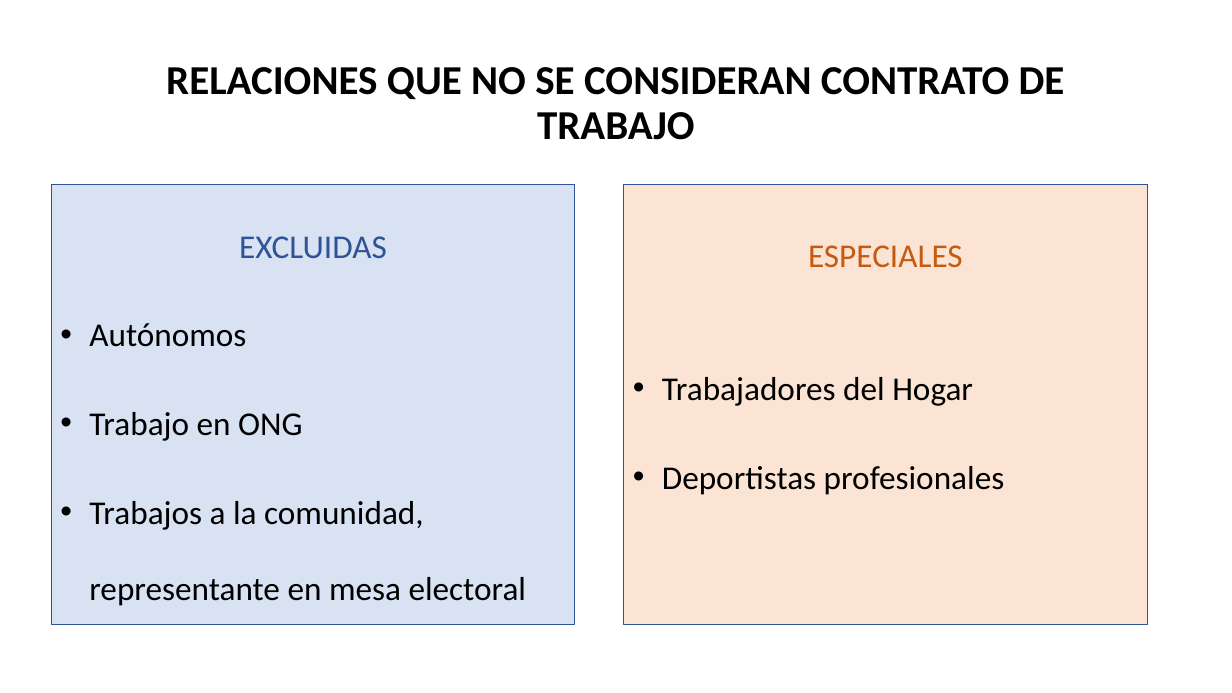
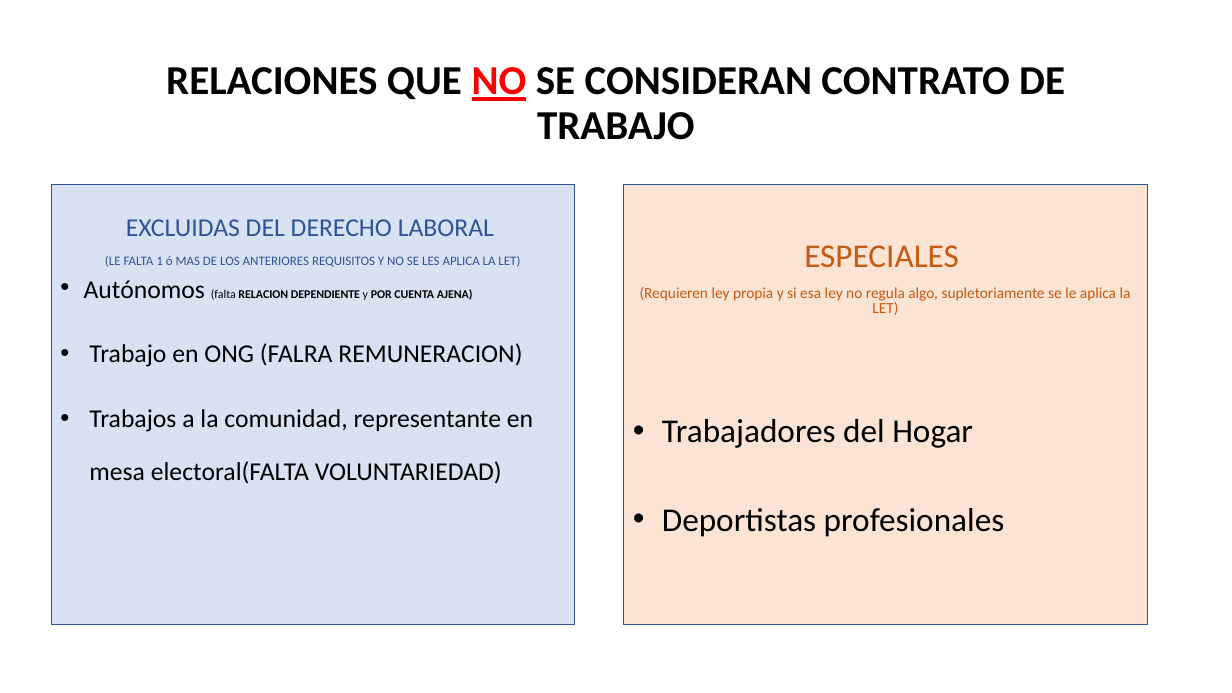
Before and after one commit to DiMaPaGa/daw1, a slide deck: slide 6 of PROGRAMACION/FOL/TEMA 1 FOL ALUMNOS.pptx. Drawn at 1232x693 pixels with LibreOffice and Linux fonts; fonts in the diff are those of the drawing. Boxes give left, top, right and bottom in pixels: in the first picture for what was removed or moved away, otherwise in the second. Text is boxed around its words. In the diff, an @@ line names an element or a change of style, - is before the commit and + after.

```diff
--- a/PROGRAMACION/FOL/TEMA 1 FOL ALUMNOS.pptx
+++ b/PROGRAMACION/FOL/TEMA 1 FOL ALUMNOS.pptx
@@ title "RELACIONES QUE NO SE CONSIDERAN ..." at <box>166,67,1065,140</box>: text colour #000000 to #FF0000, underline on in "NO" @@
@@ text at <box>84,219,533,484</box>: text changed; size 25.9 to 20.1 pt @@
-EXCLUIDAS
-• Autónomos
-• Trabajo en ONG
-• Trabajos a la comunidad, representante en mesa electoral
+EXCLUIDAS DEL DERECHO LABORAL
+(LE FALTA 1 ó MAS DE LOS ANTERIORES REQUISITOS Y NO SE LES APLICA LA LET)
+• Autónomos (falta RELACION DEPENDIENTE y POR CUENTA AJENA)
+• Trabajo en ONG (FALRA REMUNERACION)
+• Trabajos a la comunidad, representante en mesa electoral(FALTA VOLUNTARIEDAD)
@@ text at <box>640,287,1131,315</box>: paragraph added @@
+(Requieren ley propia y si esa ley no regula algo, supletoriamente se le aplica la LET)
```
Also in this commit, not shown: 6 other slides changed, 9 other files.
